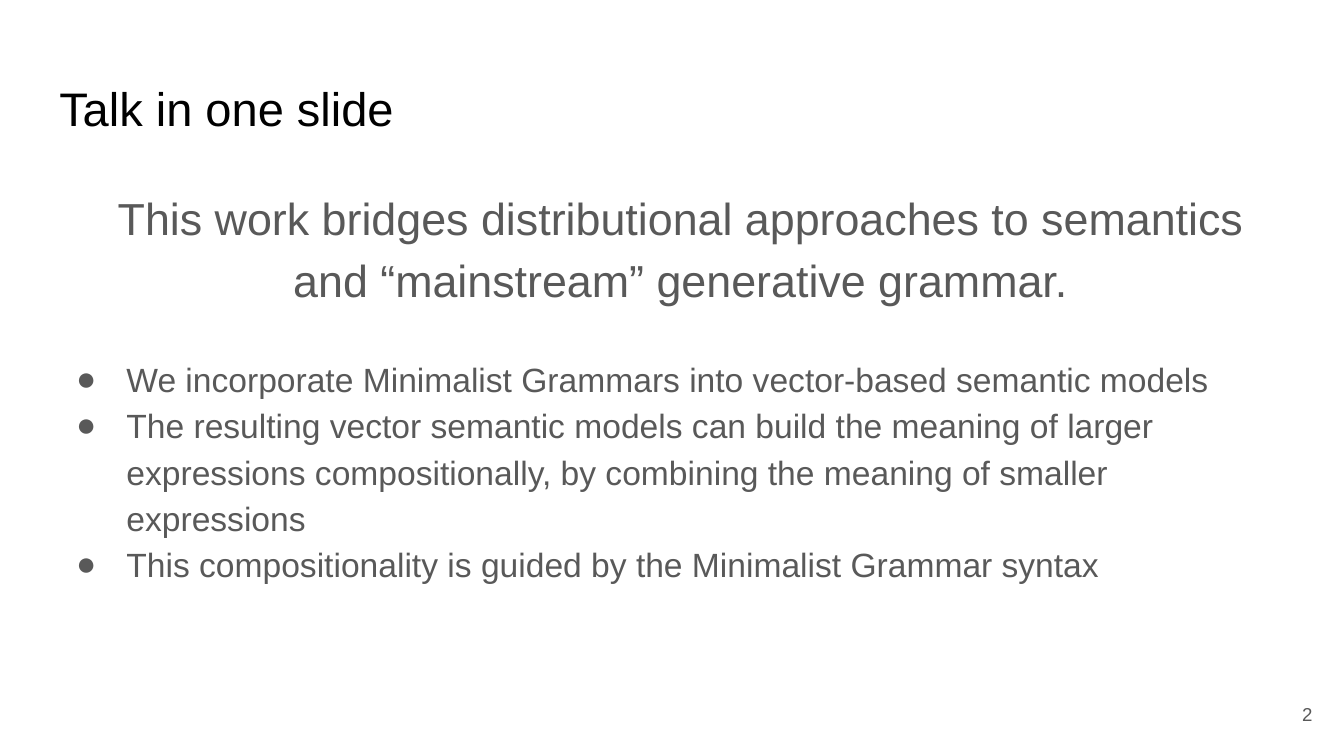
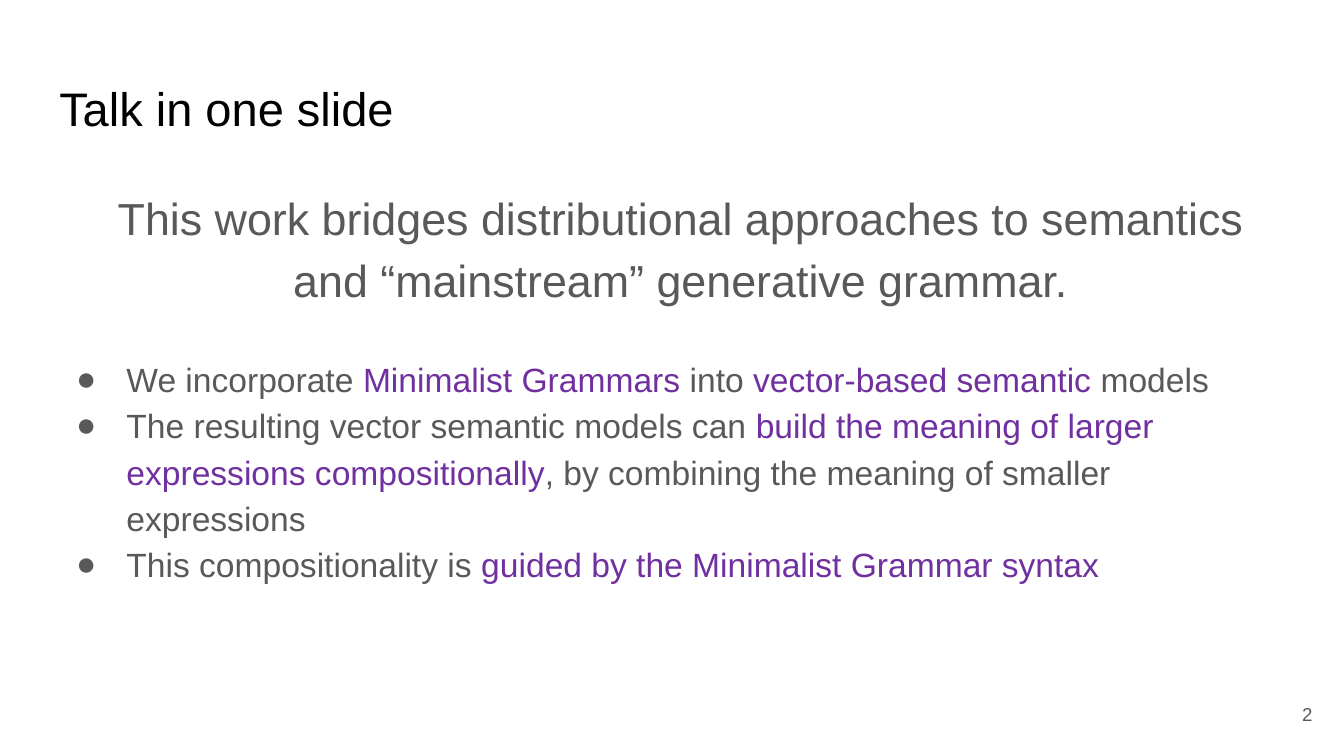
Before and after one commit to JPJ280/jpj280.github.io, a slide deck: slide 2 of publications/SCIL_2026_MG_Tensors/slides/SCIL_2026_MG_Tensors_Slides.pptx. Drawn at 1344x756 pixels with LibreOffice and Linux fonts; fonts in the diff are those of the drawing. Boxes give left, top, right and bottom in pixels: in the first picture for what was removed or moved away, otherwise in the second. Text is boxed around its words. In the diff, an @@ line names an element or a change of style, - is before the commit and + after.

```diff
--- a/publications/SCIL_2026_MG_Tensors/slides/SCIL_2026_MG_Tensors_Slides.pptx
+++ b/publications/SCIL_2026_MG_Tensors/slides/SCIL_2026_MG_Tensors_Slides.pptx
@@ text at (x1=126, y1=367, x2=1209, y2=583): text colour #595959 to #7030A0 in "Minimalist Grammars vector-based semantic", "build the meaning of larger expressions compositionally,", "guided by the Minimalist Grammar syntax" @@
```
Also in this commit, not shown: 6 other slides changed, 6 slides added, 2 other files.
